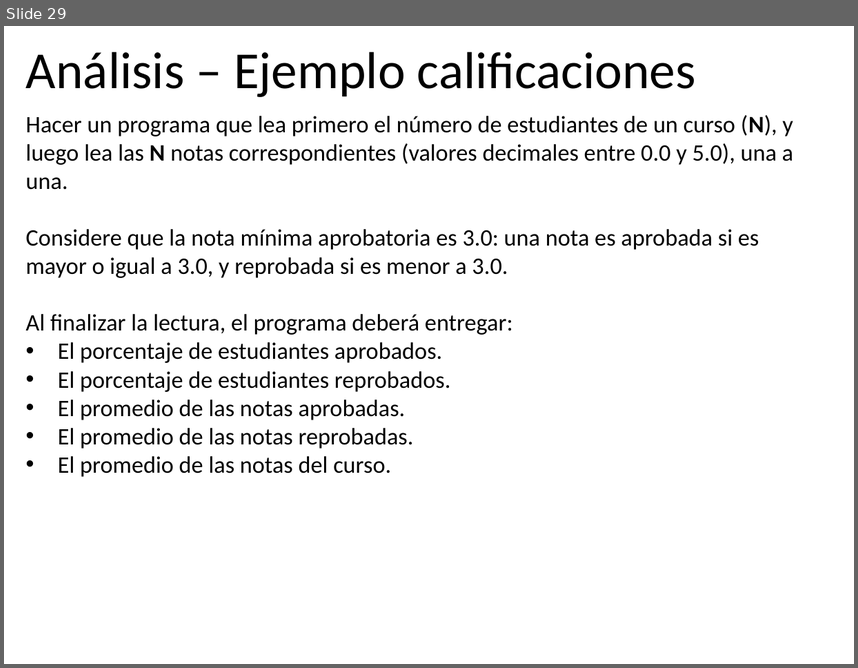
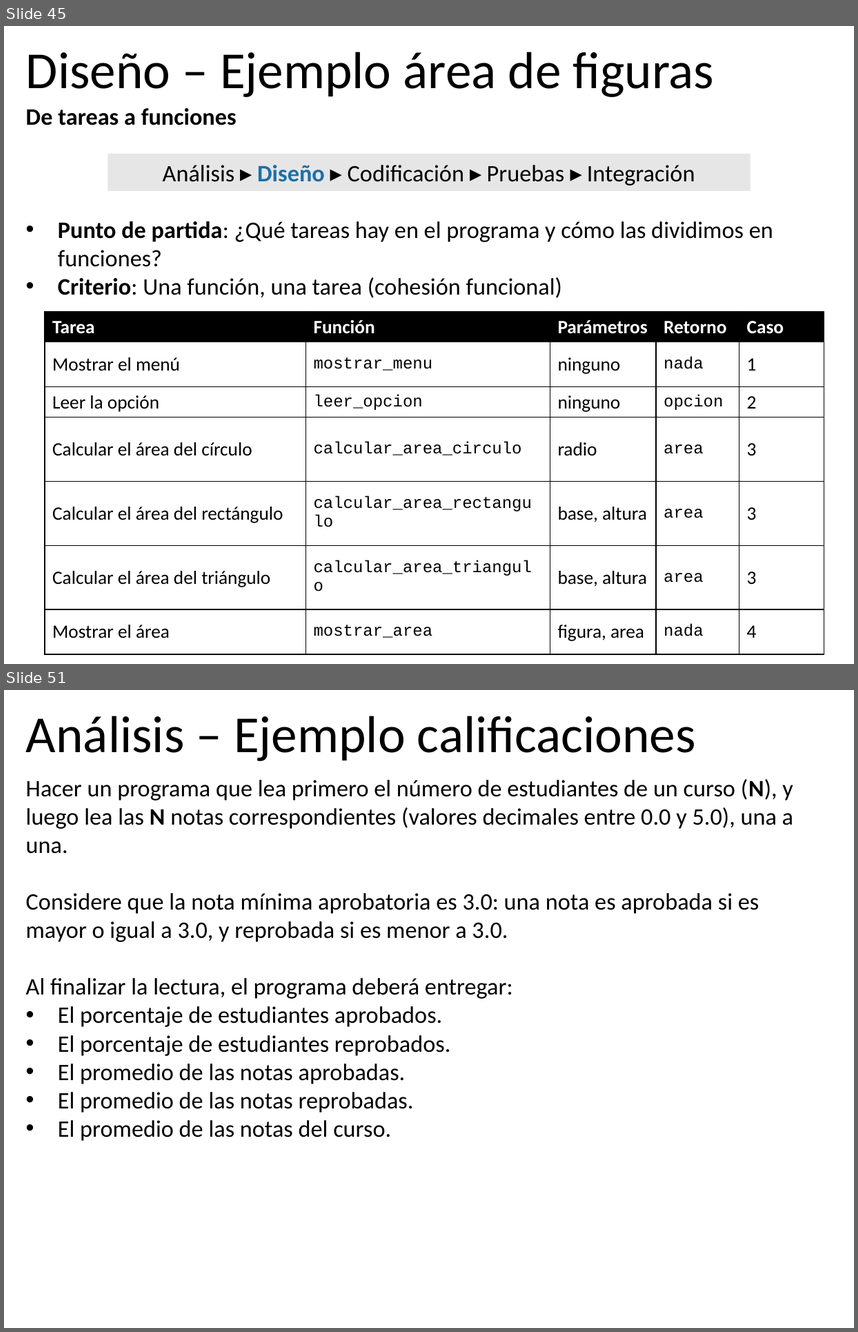
Before and after one commit to algoritmos-UdeA/logica1-20262, a slide deck: clases/9/teoria/clase-09.pptx. Shown one above the other, each under a label of ours: slide 29 before the commit, slides 45 and 51 after it; the slides between them are not shown. The pictures are 858x668 and 858x1332 pixels, drawn with LibreOffice and Linux fonts; fonts in the diff are those of the drawing. Boxes give left, top, right and bottom in pixels: in the first picture for what was removed or moved away, otherwise in the second. Text is boxed around its words. In the diff, an @@ line names an element or a change of style, - is before the commit and + after.

```diff
--- a/clases/9/teoria/clase-09.pptx
+++ b/clases/9/teoria/clase-09.pptx
@@ slide 45 added at [4, 26, 854, 664], background #FFFFFF @@
@@ title added at [26, 52, 714, 97], 44 pt, text #000000 @@
+Diseño – Ejemplo área de figuras
@@ text added at [26, 108, 773, 298], 20 pt, text #000000 @@
+De tareas a funciones
+• Punto de partida: ¿Qué tareas hay en el programa y cómo las dividimos en funciones?
+• Criterio: Una función, una tarea (cohesión funcional)
@@ rectangle added at [107, 154, 751, 191], fill #E7E6E6, 20 pt, text #000000 @@
+Análisis ▸ Diseño ▸ Codificación ▸ Pruebas ▸ Integración
@@ table added at [45, 312, 824, 654], 7 rows, 5 columns @@
+Tarea | Función | Parámetros | Retorno | Caso
+Mostrar el menú | mostrar_menu | ninguno | nada | 1
+Leer la opción | leer_opcion | ninguno | opcion | 2
+Calcular el área del círculo | calcular_area_circulo | radio | area | 3
+Calcular el área del rectángulo | calcular_area_rectangulo | base, altura | area | 3
+Calcular el área del triángulo | calcular_area_triangulo | base, altura | area | 3
+Mostrar el área | mostrar_area | figura, area | nada | 4
@@ what was slide 29 is now slide 51 @@
```
Also in this commit, not shown: 3 slides changed, 21 other slides added, 23 other files.
